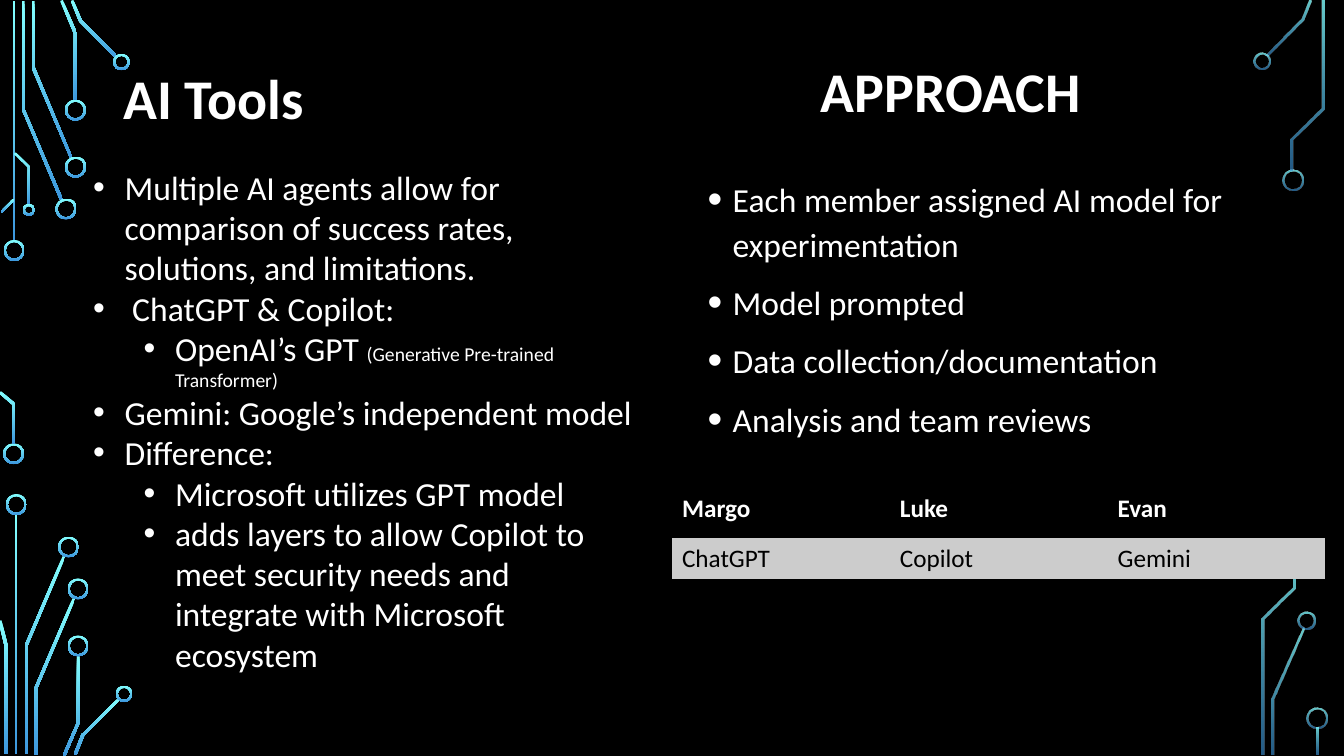
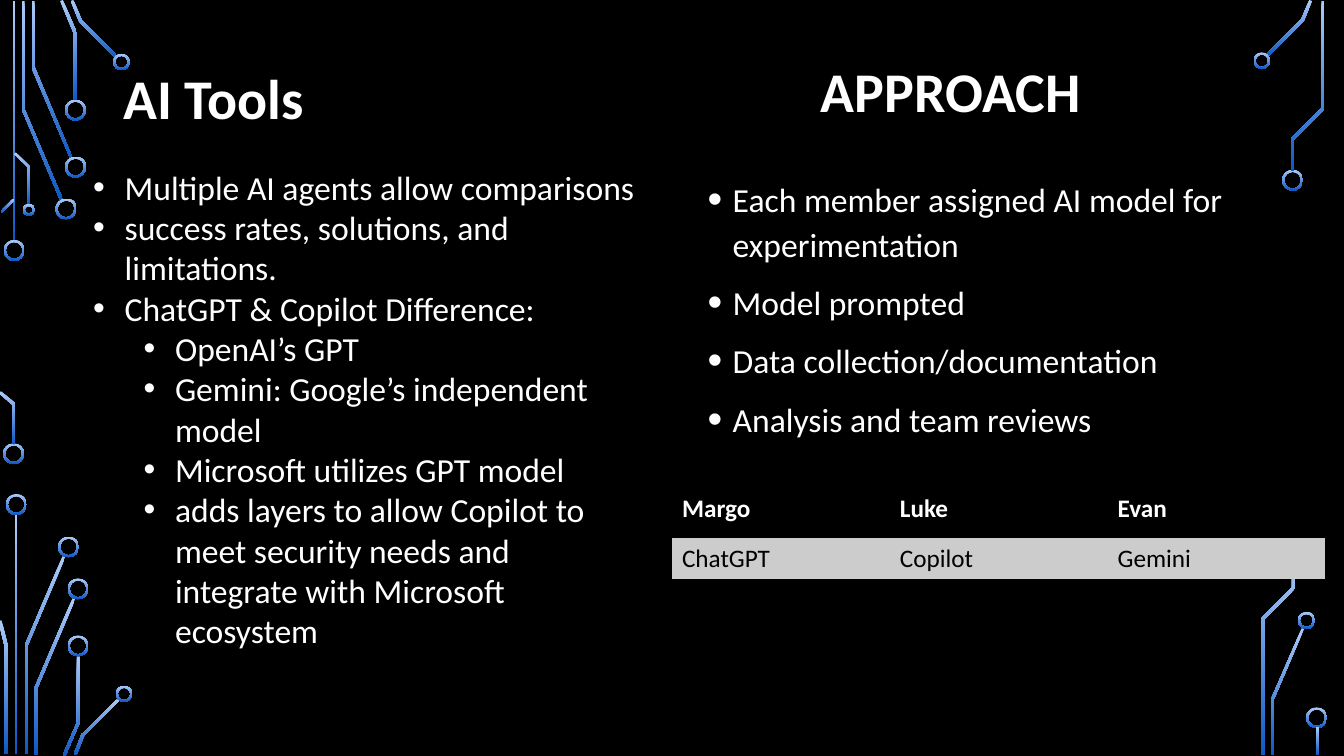
Before and after one commit to M0ck1ngjay178/CMSC-4200-AI, a slide deck: slide 4 of Project/slides/CMSC-4200-Group1-Project.pptx. Drawn at 1344x756 pixels with LibreOffice and Linux fonts; fonts in the diff are those of the drawing; background and template pictures are left out. Boxes give left, top, right and bottom in pixels: in the first picture for what was removed or moved away, otherwise in the second. Text is boxed around its words. In the diff, an @@ line names an element or a change of style, - is before the commit and + after.

```diff
--- a/Project/slides/CMSC-4200-Group1-Project.pptx
+++ b/Project/slides/CMSC-4200-Group1-Project.pptx
@@ fill gradient #82FFFF to #3D97DE to gradient #ACCBF9 to #0E58C4 in 35 elements at [4, 240, 25, 261], [3, 444, 24, 465], [22, 1, 63, 201], [55, 199, 77, 220], [31, 1, 72, 158], [60, 0, 78, 101], [65, 156, 86, 177], [65, 100, 86, 121], [71, 0, 117, 58], [113, 53, 131, 70], [1, 199, 15, 213], [0, 391, 15, 445], [14, 152, 30, 205], [22, 204, 34, 216], [15, 514, 18, 755], [24, 556, 65, 754], [6, 494, 27, 515], [0, 620, 7, 754], [58, 536, 80, 558], [34, 598, 76, 755], [63, 655, 80, 756], [68, 579, 89, 600], [68, 635, 89, 656], [74, 698, 120, 755], [116, 686, 133, 702], [1266, 0, 1313, 56], [1253, 52, 1270, 70], [1282, 169, 1304, 191], [1271, 628, 1305, 755], [1299, 612, 1316, 629], [1292, 1, 1325, 171], [1261, 557, 1296, 755], [1307, 708, 1328, 729], [1317, 727, 1320, 755], [12, 1, 15, 242] @@
@@ text at [125, 176, 634, 367]: text changed @@
-• Multiple AI agents allow for comparison of success rates, solutions, and limitations.
-• ChatGPT & Copilot:
-  • OpenAI’s GPT (Generative Pre-trained Transformer)
+• Multiple AI agents allow comparisons
+• success rates, solutions, and limitations.
+• ChatGPT & Copilot Difference:
+  • OpenAI’s GPT
@@ text at [175, 377, 588, 443]: list level 1 to 2 in "Gemini: Google’s independent model" @@
@@ text at [125, 441, 274, 466]: paragraph removed @@
-• Difference:
```
Also in this commit, not shown: 15 other slides changed, 1 slide removed, 1 other file.
